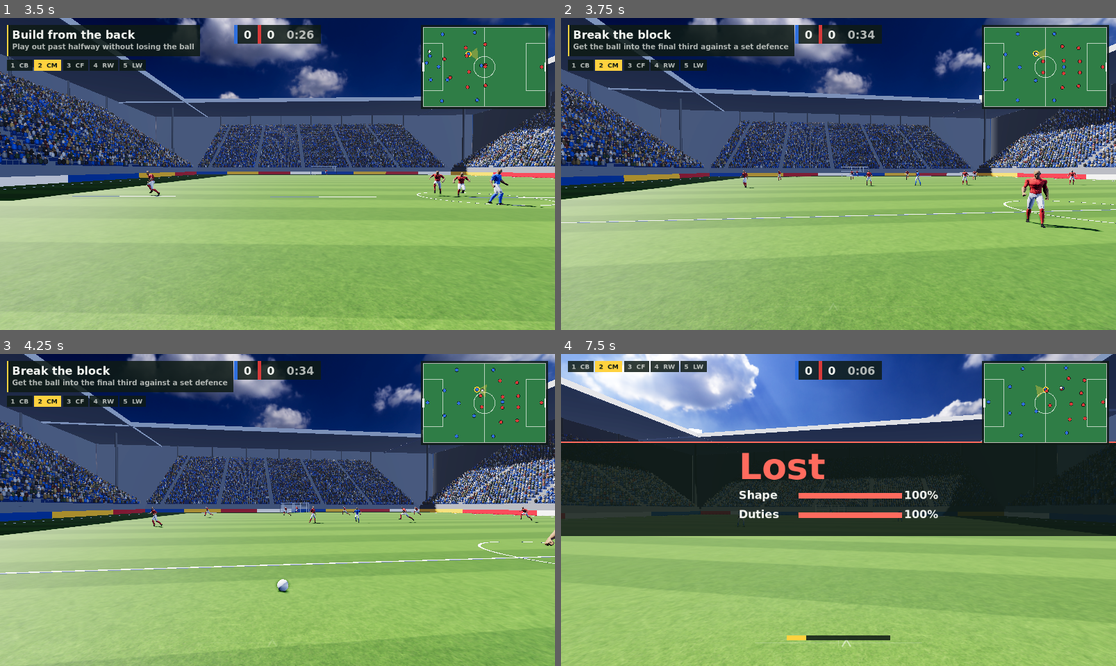
Above: before the commit, frames 1-4 (two rows, left to right).
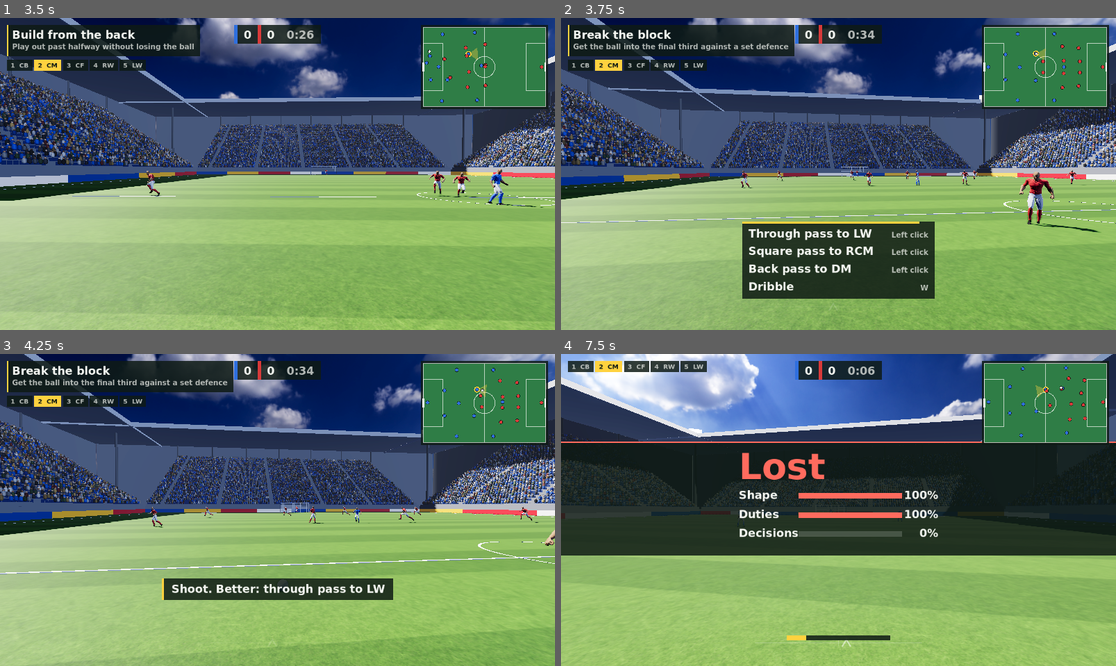
Above: after the commit, the same moments.

Repository: Nachiket115/footyiq
Game: Godot game, scene res://sim/match_world.tscn
Two runs of this game, one before a commit and one after it. Both use one fixed random seed, a clock stepped at 60 frames per second and the inputs below.
Inputs (mouse positions are in pixels of both pictures, inside the frame that each line leads up to):
- Up to frame 1 (3.5 s): move the mouse to (305, 174) at 0.52 s; press the mouse at (305, 174) at 0.53 s; hold W (move_forward) from 0.53 s (still down); right-click (305, 174) at 0.8 s; move the mouse to (249, 174) at 1.27 s; release the mouse at (249, 174) at 1.28 s; right-click (249, 174) at 1.35 s; click (249, 174) at 1.55 s; move the mouse to (288, 167) at 2.02 s; hold Q (align) 2.03-2.78 s; right-click (288, 167) at 2.3 s; move the mouse to (271, 180) at 2.77 s; tap Space (lob) at 2.85 s; click (271, 180) at 3.05 s
- Up to frame 2 (3.75 s): keep holding W (move_forward); move the mouse to (877, 177) at 3.52 s; hold N (next_scenario) from 3.53 s (still down)
- Up to frame 3 (4.25 s): keep holding W (move_forward); keep holding N (next_scenario); right-click (316, 513) at 3.8 s
- Up to frame 4 (7.5 s): move the mouse to (794, 506) at 4.27 s; release N (next_scenario) at 4.28 s; click (794, 506) at 4.35 s; move the mouse to (844, 510) at 5.02 s; hold Right mouse button (shoot) 5.03-5.78 s; click (844, 510) at 5.17 s; move the mouse to (816, 503) at 5.77 s; release W (move_forward) at 5.78 s; hold D (move_right) 5.78-6.53 s; tap Shift (sprint) at 5.85 s; click (816, 503) at 6.05 s; move the mouse to (866, 510) at 6.52 s; hold Right mouse button (shoot) 6.53-7.28 s; hold W (move_forward) from 6.53 s (still down); tap Tab (switch_player) at 6.6 s; tap Enter at 7.25 s; move the mouse to (810, 510) at 7.27 s; tap E (trap) at 7.35 s

Frame 1 is identical in both runs. In frame 2, 9.3% of the frame differs, in the area x 32-98%, y 48-90%; in frame 3, 2.9%; in frame 4, 6.7%.

Commit message:
feat(core): add decision slow motion with options and verdict

Diff:
--- a/config/difficulty.json
+++ b/config/difficulty.json
@@ -4,20 +4,26 @@
 		"perception_noise": 1.5,
 		"speed_factor": 0.85,
 		"press_radius": 3.0,
-		"lane_cover": 0.3
+		"lane_cover": 0.3,
+		"decision_scale": 0.25,
+		"decision_s": 4.0
 	},
 	"medium": {
 		"reaction_time": 0.25,
 		"perception_noise": 0.8,
 		"speed_factor": 0.95,
 		"press_radius": 5.0,
-		"lane_cover": 0.6
+		"lane_cover": 0.6,
+		"decision_scale": 0.4,
+		"decision_s": 2.5
 	},
 	"hard": {
 		"reaction_time": 0.12,
 		"perception_noise": 0.3,
 		"speed_factor": 1.0,
 		"press_radius": 7.0,
-		"lane_cover": 0.9
+		"lane_cover": 0.9,
+		"decision_scale": 0.7,
+		"decision_s": 1.5
 	}
 }
--- a/config/tuning.json
+++ b/config/tuning.json
@@ -353,6 +353,11 @@
 		"wing_depth": 4.0,
 		"wing_inset": 2.0
 	},
+	"decision": {
+		"min_open": 0.3,
+		"forward_m": 4.0,
+		"verdict_s": 3.0
+	},
 	"play": {
 		"drill": "11v11",
 		"scenarios": true,
--- /dev/null
+++ b/core/decision.gd
@@ -0,0 +1,75 @@
+extends RefCounted
+
+const PitchSnapshot = preload("res://core/pitch_snapshot.gd")
+const LaneMath = preload("res://core/lane_math.gd")
+
+const NAMES := {"through": "Through pass", "square": "Square pass", "back": "Back pass", "shoot": "Shoot", "dribble": "Dribble"}
+const ORDER := ["through", "square", "back", "shoot", "dribble"]
+
+
+static func options(snap: PitchSnapshot, player_id: int, dir: int, t: Dictionary) -> Array:
+	var d: Dictionary = t.decision
+	var w: Dictionary = t.bot.weights
+	var me := {}
+	var by_id := {}
+	var opponents := []
+	var outfield := []
+	for player in snap.players:
+		by_id[player.id] = player
+		if player.id == player_id:
+			me = player
+	for player in snap.players:
+		if player.team != me.team:
+			opponents.append(player.pos)
+			if player.role != "gk":
+				outfield.append(player.pos)
+
+	var found := {}
+	for option in LaneMath.rank_options(snap, player_id, dir, t):
+		var mate: Dictionary = by_id[option.id]
+		var ahead: float = (mate.pos.x - me.pos.x) * dir
+		var kind := "through" if ahead > d.forward_m else ("back" if ahead < -d.forward_m else "square")
+		if option.openness >= d.min_open and not found.has(kind):
+			found[kind] = {"kind": kind, "target_id": mate.id, "value": option.value, "label": "%s to %s" % [NAMES[kind], mate.role.to_upper()]}
+
+	var goal := Vector2(dir * snap.pitch.length * 0.5, 0.0)
+	var reach: float = t.steering.shoot_range
+	var dist: float = me.pos.distance_to(goal)
+	if dist < reach:
+		var open := LaneMath.lane_openness(me.pos, goal, outfield, t)
+		if open > 0.0:
+			found["shoot"] = {"kind": "shoot", "target_id": -1, "value": w.shoot * open * (1.0 - t.bot.shot_distance_falloff * dist / reach), "label": NAMES.shoot}
+
+	var probe: Vector2 = me.pos + Vector2(dir * t.bot.dribble_probe, 0.0)
+	var room := (LaneMath.space_score(probe, opponents, t) + LaneMath.space_score(me.pos, opponents, t)) * 0.5
+	found["dribble"] = {"kind": "dribble", "target_id": -1, "value": w.dribble * room, "label": NAMES.dribble}
+
+	var out := []
+	for kind: String in ORDER:
+		if found.has(kind):
+			out.append(found[kind])
+	return out
+
+
+static func kind_of(choices: Array, event: Dictionary) -> String:
+	if event.type == "shot":
+		return "shoot"
+	for choice: Dictionary in choices:
+		if choice.target_id != -1 and choice.target_id == event.get("target_id", -1):
+			return choice.kind
+	return "other"
+
+
+static func verdict(choices: Array, kind: String) -> Dictionary:
+	var best: Dictionary = choices[0]
+	var picked := "Pass"
+	for choice: Dictionary in choices:
+		if choice.value > best.value:
+			best = choice
+		if choice.kind == kind:
+			picked = choice.label
+	if kind == "shoot":
+		picked = NAMES.shoot
+	if best.kind == kind:
+		return {"good": true, "text": "%s: the best option" % picked}
+	return {"good": false, "text": "%s. Better: %s" % [picked, best.label[0].to_lower() + best.label.substr(1)]}
--- a/sim/match_world.gd
+++ b/sim/match_world.gd
@@ -6,6 +6,7 @@
 const BallControl = preload("res://core/ball_control.gd")
 const PitchSnapshot = preload("res://core/pitch_snapshot.gd")
 const Scenario = preload("res://core/scenario.gd")
+const Decision = preload("res://core/decision.gd")
 const Tactic = preload("res://core/tactic.gd")
 const Roles = preload("res://bots/roles.gd")
 const BotController = preload("res://sim/bot_controller.gd")
@@ -24,6 +25,7 @@
 const Sounds = preload("res://sim/sounds.gd")
 
 const VIEWS := ["chase", "first", "spectator"]
+const HINTS := {"shoot": "Right click", "dribble": "W"}
 
 var cfg: Dictionary
 var state: WorldState
@@ -54,6 +56,13 @@
 var _scenario_tick := 0
 var _frames := []
 var _last_scenario := -1
+var _choices: Array = []
+var _decision_from_ms := 0
+var _decision_until_ms := 0
+var _verdict := {}
+var _verdict_until_ms := 0
+var _decisions := [0, 0]
+var _had_ball := false
 
 
 func _ready() -> void:
@@ -145,6 +154,7 @@
 			_sounds.play("kick")
 		elif event.type == "goal" and _scenarios.is_empty():
 			_kickoff()
+	_track_decision()
 	if not _scenarios.is_empty():
 		if state.tick % int(t.headless.frame_ticks) == 0:
 			_frames.append(PitchSnapshot.from_world(state, t.sim.tick_rate))
@@ -230,6 +240,41 @@
 	_body_indicator.visible = view == "first" and cfg["tuning"].hud.body_indicator.enabled
 
 
+func _track_decision() -> void:
+	var t: Dictionary = cfg["tuning"]
+	var mine: bool = state.ball.owner_id == controlled_id
+	if _choices.is_empty():
+		if mine and not _had_ball:
+			var me := state.player_by_id(controlled_id)
+			var found := Decision.options(PitchSnapshot.from_world(state, t.sim.tick_rate), controlled_id, Roles.attacking_dir(me.team), t)
+			if found.size() > 1:
+				var level: Dictionary = cfg["difficulty"][t.debug.teams[1 - me.team].difficulty]
+				_choices = found
+				_decision_from_ms = Time.get_ticks_msec()
+				_decision_until_ms = _decision_from_ms + int(level.decision_s * 1000.0)
+				Engine.time_scale = level.decision_scale
+	else:
+		var kind := ""
+		for event in state.events:
+			if (event.type == "pass" or event.type == "shot") and event.player_id == controlled_id:
+				kind = Decision.kind_of(_choices, event)
+		if kind == "" and mine and Time.get_ticks_msec() >= _decision_until_ms:
+			kind = "dribble"
+		if kind != "" or not mine:
+			_close_decision(kind)
+	_had_ball = mine
+
+
+func _close_decision(kind: String) -> void:
+	Engine.time_scale = 1.0
+	if kind != "" and not _choices.is_empty():
+		_verdict = Decision.verdict(_choices, kind)
+		_verdict_until_ms = Time.get_ticks_msec() + int(cfg["tuning"].decision.verdict_s * 1000.0)
+		_decisions[0] += int(_verdict.good)
+		_decisions[1] += 1
+	_choices = []
+
+
 func _scenario() -> Dictionary:
 	return cfg["scenarios"][_scenarios[_scenario_index]]
 
@@ -251,6 +296,8 @@
 	_bots.human_id = controlled_id
 	_frames.clear()
 	_scenario_tick = state.tick
+	_decisions = [0, 0]
+	_had_ball = false
 	_hud.bars = []
 	_hud.misses = []
 	_sounds.play("whistle")
@@ -262,7 +309,10 @@
 	var me := state.player_by_id(controlled_id)
 	var score := Tactic.score_role(_frames, _drill.team_roles[me.team][me.role], {"player_id": controlled_id, "tuning": t})
 	_banner = result.to_upper()
+	_close_decision("")
 	_hud.bars = Scenario.bars(score)
+	if _decisions[1] > 0:
+		_hud.bars.append(["Decisions", float(_decisions[0]) / _decisions[1]])
 	_hud.misses = Scenario.misses(score, _scenario_tick / t.sim.tick_rate)
 	_banner_until_ms = Time.get_ticks_msec() + int(t.play.result_s * 1000.0)
 	_paused_until_ms = _banner_until_ms
@@ -304,6 +354,13 @@
 		marked[_controller.receiver(state, controlled_id, _controller.charge if _controller.charge > 0.0 else 1.0)] = "pass_color"
 	elif t.control_mode != "locked_position":
 		marked[BallControl.switch_target(state, controlled_id)] = "switch_color"
+	var now := Time.get_ticks_msec()
+	_hud.options = _choices.map(func(choice: Dictionary) -> Array: return [choice.label, HINTS.get(choice.kind, "Left click")])
+	_hud.decision_left = clampf(inverse_lerp(_decision_until_ms, _decision_from_ms, now), 0.0, 1.0)
+	_hud.verdict = _verdict.get("text", "") if now < _verdict_until_ms and _choices.is_empty() else ""
+	_hud.verdict_good = _verdict.get("good", false)
+	for choice: Dictionary in _choices:
+		marked[choice.target_id] = "pass_color"
 	_hud.markers.clear()
 	var camera := get_viewport().get_camera_3d()
 	for p in state.players:
--- /dev/null
+++ b/tests/test_decision.gd
@@ -0,0 +1,60 @@
+extends "res://tests/case.gd"
+
+const Config = preload("res://core/config.gd")
+const PitchSnapshot = preload("res://core/pitch_snapshot.gd")
+const Decision = preload("res://core/decision.gd")
+
+var cfg := Config.load_all("res://config")
+var t: Dictionary = cfg["tuning"]
+
+
+func _snap(players: Array) -> PitchSnapshot:
+	var snap := PitchSnapshot.new()
+	snap.pitch = {"length": 40.0, "width": 25.0, "goal_width": 3.0}
+	for i in players.size():
+		snap.players.append({"id": i, "team": players[i][0], "role": players[i][1], "pos": players[i][2], "vel": Vector2.ZERO, "facing": 0.0})
+	snap.owner_id = 0
+	snap.ball_pos = players[0][2]
+	return snap
+
+
+func _kinds(choices: Array) -> Array:
+	return choices.map(func(c: Dictionary) -> String: return c.kind)
+
+
+func test_options_name_one_pass_per_direction_plus_dribble() -> void:
+	var choices := Decision.options(_snap([
+		[0, "cm", Vector2(-5.0, 0.0)],
+		[0, "rw", Vector2(5.0, 8.0)],
+		[0, "cf", Vector2(9.0, -2.0)],
+		[0, "cb", Vector2(-14.0, 0.0)],
+		[0, "rcm", Vector2(-5.0, 9.0)],
+		[1, "cb", Vector2(18.0, 10.0)],
+	]), 0, 1, t)
+	check_eq(_kinds(choices), ["through", "square", "back", "dribble"], "one option per kind, in a fixed order, no shot from distance")
+	check(choices[0].label in ["Through pass to RW", "Through pass to CF"], "the forward pass names its receiver: %s" % choices[0].label)
+	check_eq(choices[2].label, "Back pass to CB", "back pass label")
+
+
+func test_blocked_pass_is_not_offered_and_shot_appears_in_range() -> void:
+	var choices := Decision.options(_snap([
+		[0, "cf", Vector2(12.0, 0.0)],
+		[0, "cm", Vector2(0.0, 0.0)],
+		[1, "cb", Vector2(5.0, 0.0)],
+		[1, "gk", Vector2(19.0, 0.0)],
+	]), 0, 1, t)
+	check_eq(_kinds(choices), ["shoot", "dribble"], "pass through a defender is left out; shot is on")
+
+
+func test_verdict_compares_the_choice_with_the_best_option() -> void:
+	var choices := [
+		{"kind": "through", "target_id": 4, "value": 1.4, "label": "Through pass to RW"},
+		{"kind": "back", "target_id": 2, "value": 0.6, "label": "Back pass to CB"},
+		{"kind": "dribble", "target_id": -1, "value": 0.9, "label": "Dribble"},
+	]
+	check_eq(Decision.kind_of(choices, {"type": "pass", "target_id": 2}), "back", "pass to the centre-back is the back pass")
+	check_eq(Decision.kind_of(choices, {"type": "shot"}), "shoot", "shot")
+	check_eq(Decision.kind_of(choices, {"type": "pass", "target_id": 9}), "other", "a pass to someone not listed")
+	check_eq(Decision.verdict(choices, "through"), {"good": true, "text": "Through pass to RW: the best option"}, "best")
+	check_eq(Decision.verdict(choices, "back"), {"good": false, "text": "Back pass to CB. Better: through pass to RW"}, "safer but not best")
+	check_eq(Decision.verdict(choices, "other").good, false, "an unlisted pass is not the best")
--- a/ui/hud.gd
+++ b/ui/hud.gd
@@ -12,6 +12,10 @@
 var bars: Array = []
 var misses: Array = []
 var markers := []
+var options: Array = []
+var decision_left := 0.0
+var verdict := ""
+var verdict_good := false
 
 var _s: Dictionary
 var _teams: Array
@@ -42,6 +46,15 @@
 		draw_rect(Rect2(bar.position, Vector2(bar.size.x * charge, bar.size.y)), _c("you_color"))
 	if banner != "":
 		_result()
+	elif not options.is_empty():
+		_options()
+	elif verdict != "":
+		var px := int(_s.title_size * _k)
+		var wide := _width(verdict, px) + 40.0 * _k
+		var box := Rect2((size.x - wide) * 0.5, size.y * 0.72, wide, px * 1.9)
+		draw_rect(box, _c("panel_color"))
+		draw_rect(Rect2(box.position, Vector2(4.0 * _k, box.size.y)), _c("won_color") if verdict_good else _c("you_color"))
+		_text(box.position + Vector2(22.0 * _k, px * 1.3), verdict, px, _c("text_color"))
 	var m: float = _s.marker_size * _k
 	for marker: Array in markers:
 		var tip: Vector2 = marker[0]
@@ -121,6 +134,23 @@
 		y += small * 1.6
 
 
+func _options() -> void:
+	var px := int(_s.title_size * _k)
+	var small := int(_s.text_size * _k)
+	var pad := 14.0 * _k
+	var wide := 0.0
+	for option: Array in options:
+		wide = maxf(wide, _width(option[0], px) + _width(option[1], small) + pad * 5.0)
+	var row := px * 1.6
+	var box := Rect2((size.x - wide) * 0.5, size.y * 0.9 - options.size() * row - pad, wide, options.size() * row + pad)
+	draw_rect(box, _c("panel_color"))
+	draw_rect(Rect2(box.position, Vector2(box.size.x * decision_left, 4.0 * _k)), _c("you_color"))
+	for i in options.size():
+		var base := box.position.y + pad * 0.5 + (i + 0.72) * row
+		_text(Vector2(box.position.x + pad, base), options[i][0], px, _c("text_color"))
+		_text(Vector2(box.end.x - pad - _width(options[i][1], small), base), options[i][1], small, _c("dim_color"))
+
+
 func _text(at: Vector2, text: String, px: int, color: Color) -> float:
 	draw_string(_font, at, text, HORIZONTAL_ALIGNMENT_LEFT, -1, px, color)
 	return _width(text, px)
